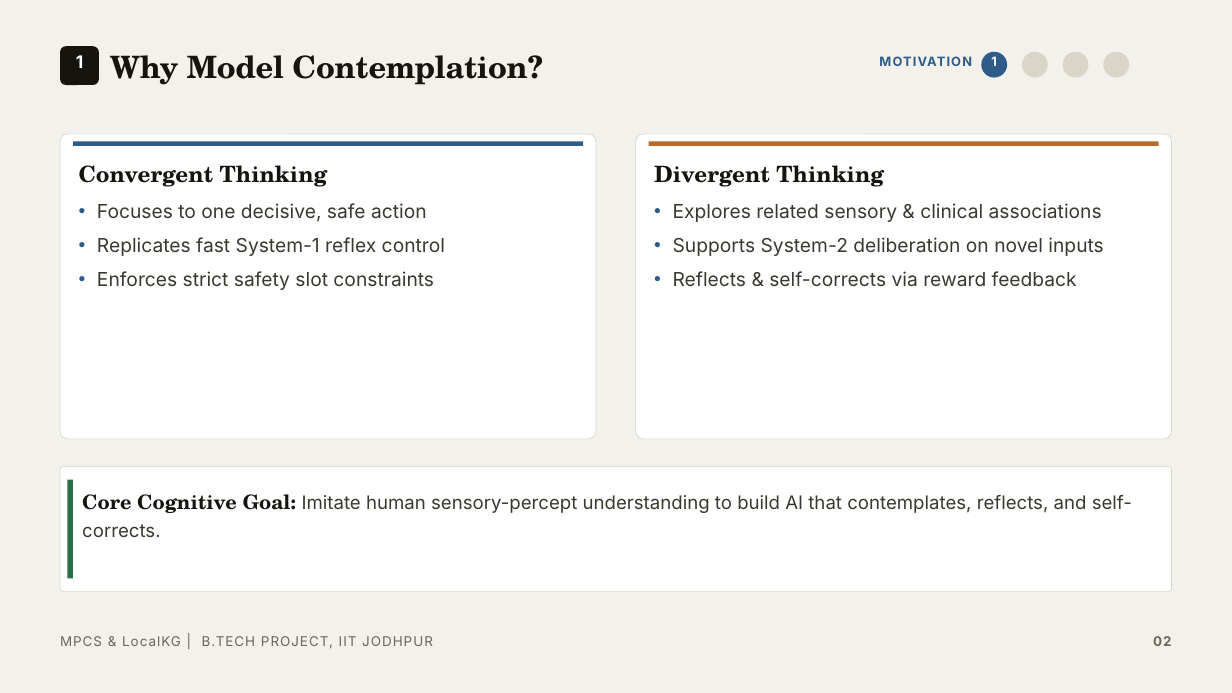
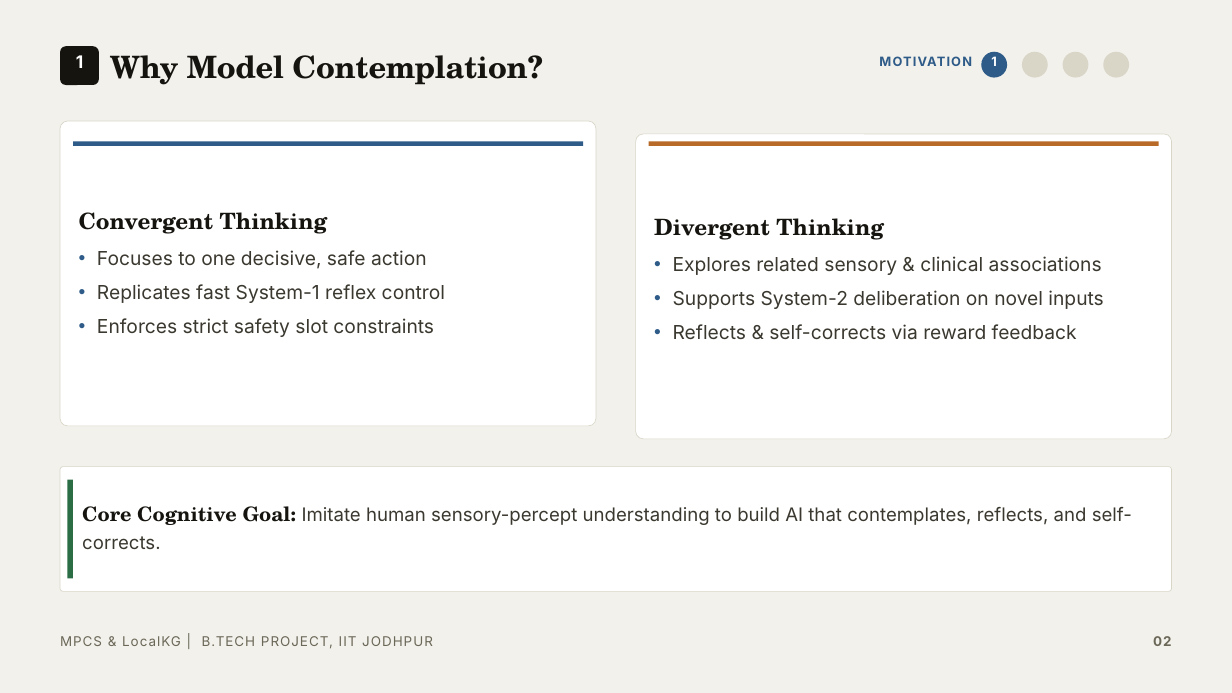
Before and after one commit to AurindumBanerjee/MPCS, a slide deck: slide 2 of report/PPT/BTP_PPT_Clean.pptx. Drawn at 1232x693 pixels with LibreOffice and Linux fonts; fonts in the diff are those of the drawing. Boxes give left, top, right and bottom in pixels: in the first picture for what was removed or moved away, otherwise in the second. Text is boxed around its words. In the diff, an @@ line names an element or a change of style, - is before the commit and + after.

```diff
--- a/report/PPT/BTP_PPT_Clean.pptx
+++ b/report/PPT/BTP_PPT_Clean.pptx
@@ rounded rectangle: place and size @@
-rounded rectangle at bbox=[60, 134, 596, 439]
+rounded rectangle at bbox=[60, 121, 596, 426]
@@ text "Convergent Thinking": place and size @@
-text "Convergent Thinking" at bbox=[79, 165, 445, 290]
+text "Convergent Thinking" at bbox=[79, 212, 445, 337]
@@ text "Divergent Thinking": place and size @@
-text "Divergent Thinking" at bbox=[654, 165, 1103, 287]
+text "Divergent Thinking" at bbox=[654, 218, 1103, 340]
@@ text "Core Cognitive Goal: Imitate human ...": place and size @@
-text "Core Cognitive Goal: Imitate human ..." at bbox=[82, 494, 1132, 537]
+text "Core Cognitive Goal: Imitate human ..." at bbox=[82, 506, 1132, 549]
```
Also in this commit, not shown: 8 other slides changed, 1 slide added, 1 other file.
